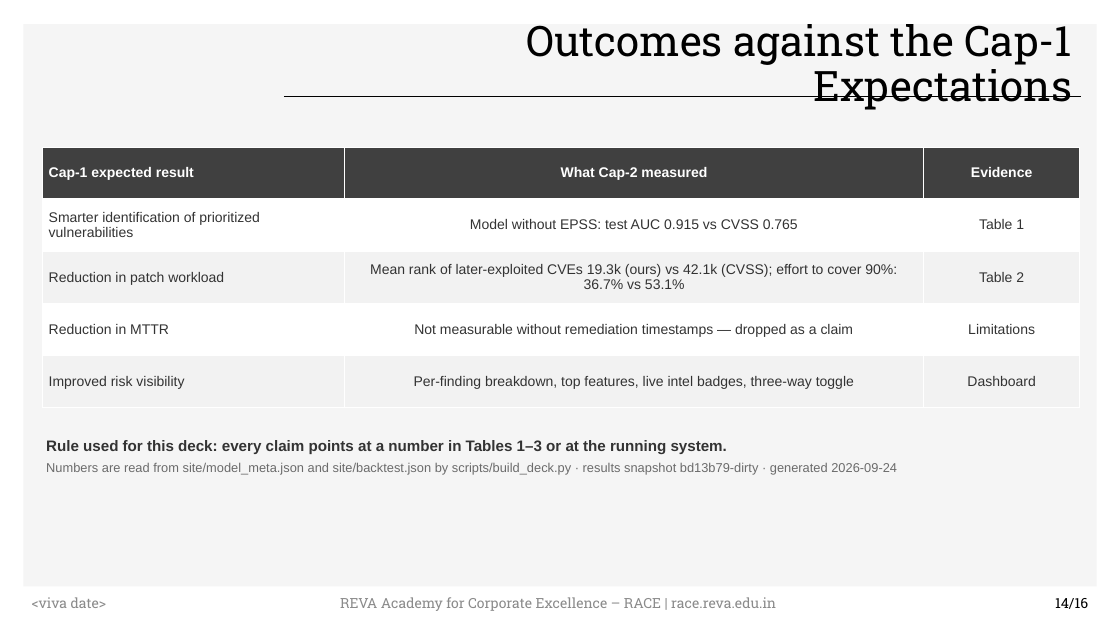
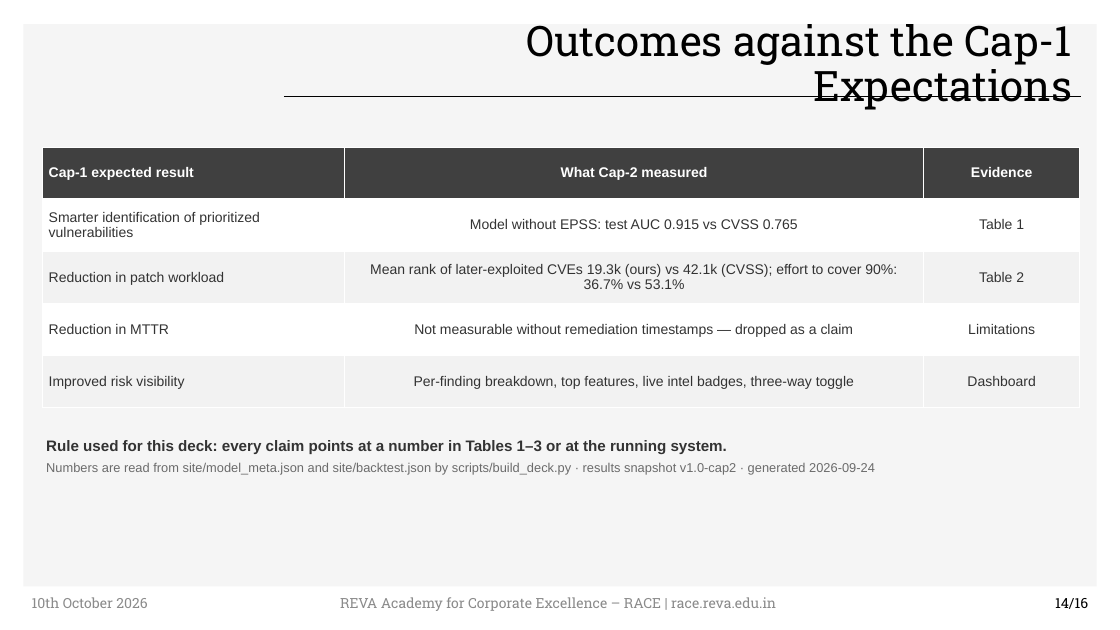
Before and after one commit to akilkumarmn/sbom-risk-engine, a slide deck: slide 14 of docs/deck/Cap2_SBOM_Risk_Engine_results.pptx. Drawn at 1120x630 pixels with LibreOffice and Linux fonts; fonts in the diff are those of the drawing; background and template pictures are left out. Boxes give left, top, right and bottom in pixels: in the first picture for what was removed or moved away, otherwise in the second. Text is boxed around its words. In the diff, an @@ line names an element or a change of style, - is before the commit and + after.

```diff
--- a/docs/deck/Cap2_SBOM_Risk_Engine_results.pptx
+++ b/docs/deck/Cap2_SBOM_Risk_Engine_results.pptx
@@ text at [46, 462, 875, 475]: text changed @@
-Numbers are read from site/model_meta.json and site/backtest.json by scripts/build_deck.py · results snapshot bd13b79-dirty · generated 2026-09-24
+Numbers are read from site/model_meta.json and site/backtest.json by scripts/build_deck.py · results snapshot v1.0-cap2 · generated 2026-09-24
@@ text at [32, 597, 147, 608]: text changed @@
-<viva date>
+10th October 2026
```
Also in this commit, not shown: 15 other slides changed, 2 other files.
